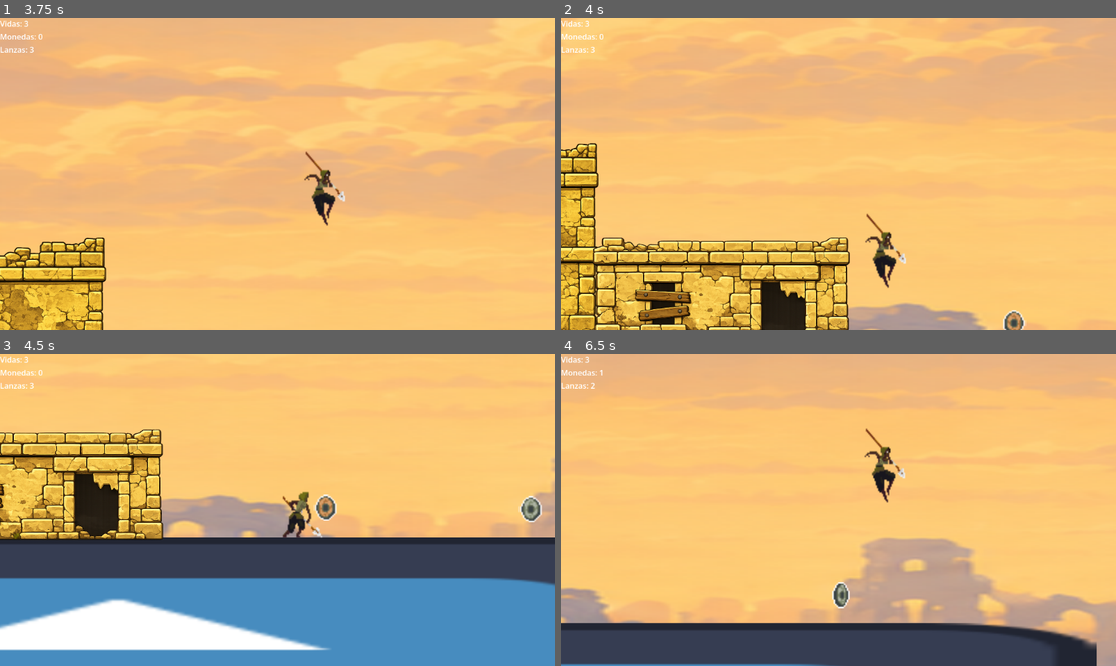
Above: before the commit, frames 1-4 (two rows, left to right).
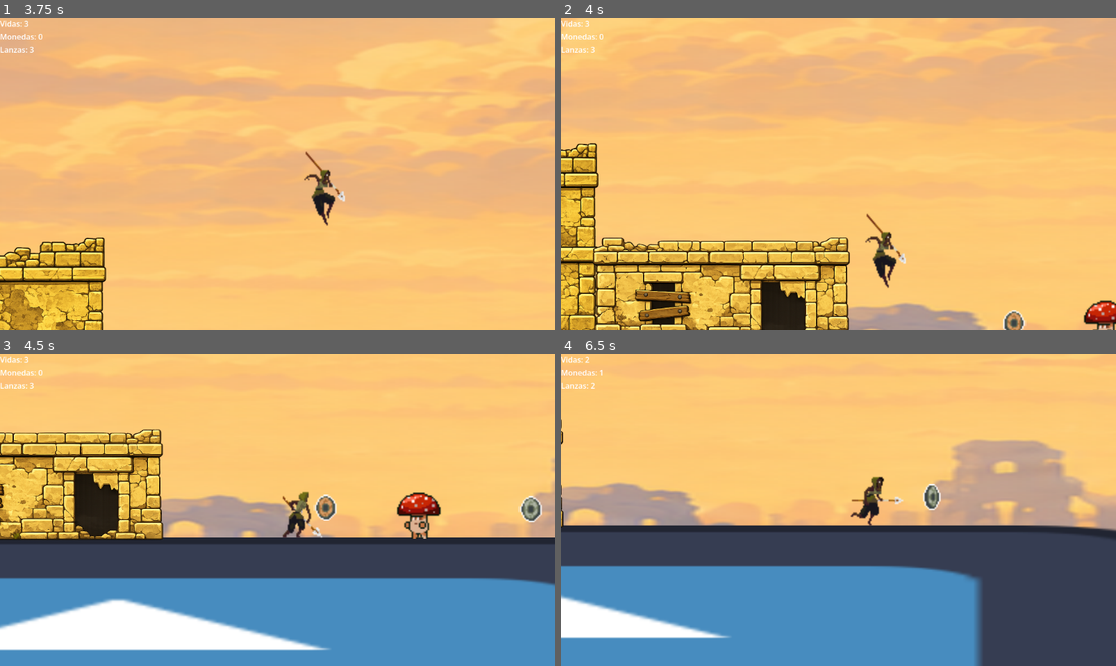
Above: after the commit, the same moments.

Repository: SOrtiz1967/TP4-Videojuegos
Game: Godot game, scene res://scenes/nivel_1.tscn
Same seed, same stepped clock (60 frames per second), same inputs: the game is played once before the commit and once after it. The engine's default icon, where the game draws it, is replaced by a stand-in: a white triangle on a blue panel in a dark square.
Inputs (mouse positions are in pixels of both pictures, inside the frame that each line leads up to):
- Up to frame 1 (3.75 s): tap Enter (ui_accept) at 0.5, 0.6, 1.55, 2.3, 2.85, 3.6 s; move the mouse to (399, 158) at 0.52 s; hold Right (ui_right) 0.53-2.03 s; tap Space (saltar) at 0.77, 1.52, 3.02 s; move the mouse to (166, 189) at 1.27 s; click (166, 189) at 1.35 s; move the mouse to (333, 105) at 2.02 s; hold Left (ui_left) 2.03-2.78 s; hold Right mouse button (atacar_lanza) 2.03-2.78 s; move the mouse to (249, 236) at 2.77 s; hold Right (ui_right) from 2.78 s (still down); move the mouse to (444, 220) at 3.52 s
- Up to frame 2 (4 s): keep holding Right (ui_right); tap Space (saltar) at 3.77 s
- Up to frame 3 (4.5 s): move the mouse to (111, 463) at 4.27 s; release Right (ui_right) at 4.28 s; hold Left (ui_left) from 4.28 s (still down); click (111, 463) at 4.35 s
- Up to frame 4 (6.5 s): tap Space (saltar) at 4.52, 6.02 s; tap Enter (ui_accept) at 4.55, 5.3, 5.85 s; move the mouse to (866, 510) at 5.02 s; release Left (ui_left) at 5.03 s; hold Right (ui_right) 5.03-5.78 s; hold Right mouse button (atacar_lanza) 5.03-5.78 s; move the mouse to (755, 432) at 5.77 s; hold Left (ui_left) from 5.78 s (still down)

Frame 1 is identical in both runs. In frame 2, 0.5% of the frame differs, in the area x 94-100%, y 90-100%; in frame 3, 0.8%; in frame 4, 54%, in the area x 0-100%, y 0-100%.

Commit message:
enemigo rebotin

Diff:
--- a/majusa/scenes/malillo.tscn
+++ b/majusa/scenes/malillo.tscn
@@ -483,10 +483,10 @@
 }]
 
 [sub_resource type="RectangleShape2D" id="RectangleShape2D_tio5s"]
-size = Vector2(30, 33)
+size = Vector2(17, 17)
 
 [sub_resource type="CircleShape2D" id="CircleShape2D_dkfsn"]
-radius = 14.0
+radius = 16.03122
 
 [node name="malillo" type="CharacterBody2D" unique_id=1275816925]
 script = ExtResource("1_xej8o")
@@ -496,11 +496,12 @@
 animation = &"attack"
 
 [node name="CollisionShape2D" type="CollisionShape2D" parent="." unique_id=1010661726]
-position = Vector2(0, 2.5)
+position = Vector2(-1.5, 9.5)
 shape = SubResource("RectangleShape2D_tio5s")
 
 [node name="Area2D" type="Area2D" parent="." unique_id=925764958]
+collision_layer = 4
+collision_mask = 2
 
 [node name="CollisionShape2D" type="CollisionShape2D" parent="Area2D" unique_id=1954910360]
-position = Vector2(0, 1)
 shape = SubResource("CircleShape2D_dkfsn")
--- a/majusa/scenes/nivel_1.tscn
+++ b/majusa/scenes/nivel_1.tscn
@@ -21,6 +21,7 @@
 [ext_resource type="PackedScene" uid="uid://k7nin8y0a02m" path="res://scenes/item_moneda.tscn" id="19_cokvo"]
 [ext_resource type="Script" uid="uid://dejbmhxrhsilg" path="res://scripts/muerte.gd" id="19_qx8k3"]
 [ext_resource type="PackedScene" uid="uid://blc22oq0b324t" path="res://scenes/hud.tscn" id="21_5ruck"]
+[ext_resource type="PackedScene" uid="uid://5wwm1110u7on" path="res://scenes/malillo.tscn" id="22_ojgse"]
 
 [sub_resource type="RectangleShape2D" id="RectangleShape2D_qm6nr"]
 size = Vector2(4162, 241)
@@ -264,3 +265,6 @@
 shape = SubResource("RectangleShape2D_cokvo")
 
 [node name="HUD" parent="." unique_id=485234555 instance=ExtResource("21_5ruck")]
+
+[node name="malillo" parent="." unique_id=1275816925 instance=ExtResource("22_ojgse")]
+position = Vector2(910, 625)
--- a/majusa/scripts/jugador.gd
+++ b/majusa/scripts/jugador.gd
@@ -184,3 +184,9 @@
 	monedas_actuales += valor
 	monedas_cambiadas.emit(monedas_actuales)
 	print("pungeaste una moneda rati ", monedas_actuales)
+
+
+func rebotar_en_enemigo() -> void:
+	velocity.y = -800
+	saltos_actuales = 1
+	print("voinki")
--- a/majusa/scripts/malillo.gd
+++ b/majusa/scripts/malillo.gd
@@ -1,25 +1,28 @@
 extends CharacterBody2D
 
-
-const SPEED = 300.0
-const JUMP_VELOCITY = -400.0
+var gravedad = ProjectSettings.get_setting("physics/2d/default_gravity")
+var daño_enemigo: int = 1
 
 
+@onready var zona_golpe = $Area2D
+
+func _ready() -> void:
+	zona_golpe.body_entered.connect(_on_zona_golpe_body_entered)
+
 func _physics_process(delta: float) -> void:
-	# Add the gravity.
 	if not is_on_floor():
-		velocity += get_gravity() * delta
+		velocity.y += gravedad * delta
+	move_and_slide()
 
-	# Handle jump.
-	if Input.is_action_just_pressed("ui_accept") and is_on_floor():
-		velocity.y = JUMP_VELOCITY
 
-	# Get the input direction and handle the movement/deceleration.
-	# As good practice, you should replace UI actions with custom gameplay actions.
-	var direction := Input.get_axis("ui_left", "ui_right")
-	if direction:
-		velocity.x = direction * SPEED
-	else:
-		velocity.x = move_toward(velocity.x, 0, SPEED)
-
-	move_and_slide()
+func _on_zona_golpe_body_entered(body: Node2D) -> void:
+	if body is JugadorBase:
+		if body.velocity.y > 0 and body.global_position.y < global_position.y:
+			if body.has_method("rebotar_en_enemigo"):
+				body.rebotar_en_enemigo()
+			queue_free()
+		else:
+			if body.has_method("recibir_daño"):
+				body.recibir_daño(daño_enemigo)
+				print("ñam")
+			queue_free()
